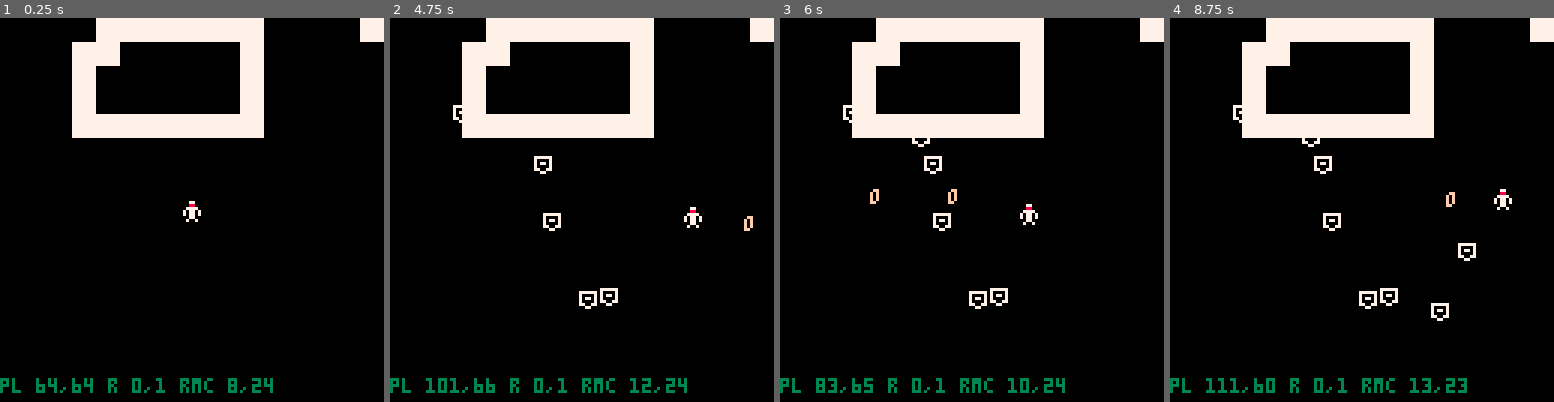
Above: before the commit, frames 1-4 (left to right).
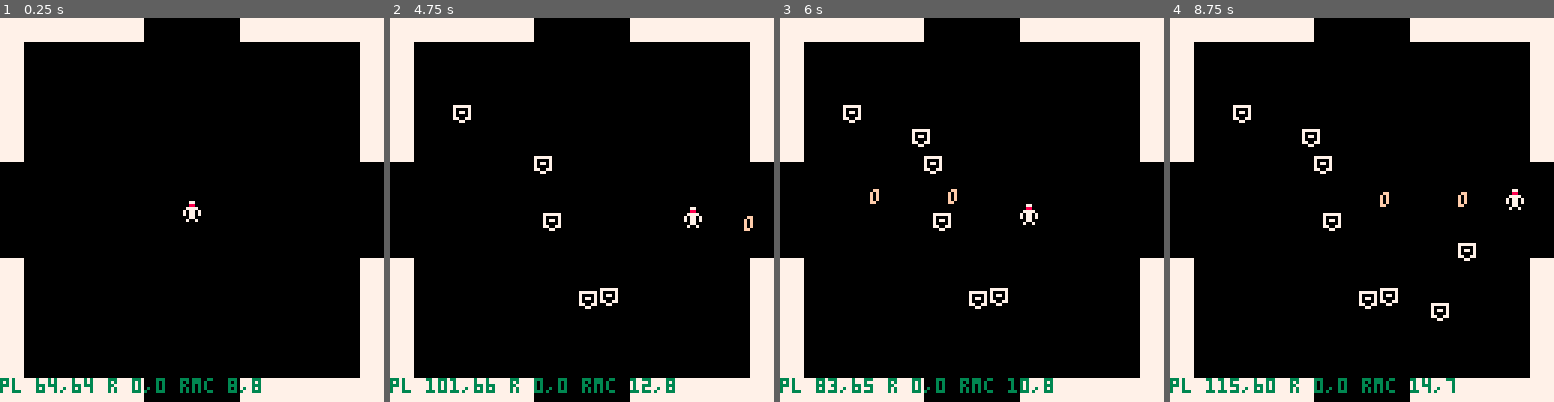
Above: after the commit, the same moments.

Repository: PedroMR/pico8
Game: PICO-8 cartridge ptron.p8
The game is run twice, just before and just after one commit, with the same random seed, the same clock (stepped at 60 frames per second) and the same inputs.
Inputs:
- Up to frame 1 (0.25 s): no input
- Up to frame 2 (4.75 s): tap O (Z key) at 0.7, 1.7, 2.1, 2.5, 2.9, 3.3, 3.7, 4.1, 4.5 s; hold Right 1.6-2.1 s; hold Up 2.15-2.42 s; hold Right 2.47-3.03 s; hold Left 3.08-3.58 s; hold Down 3.63-3.97 s; hold Right 4.02-4.68 s; hold Up from 4.73 s (still down)
- Up to frame 3 (6 s): tap O (Z key) at 4.9, 5.3, 5.7 s; release Up at 5.03 s; hold Left 5.08-5.68 s; hold Down from 5.73 s (still down)
- Up to frame 4 (8.75 s): release Down at 6.03 s; hold Right 6.08-6.58 s; tap O (Z key) every 0.4 s from 6.1 to 8.5 s; hold Right 6.63-7.13 s; hold Up 7.18-7.45 s; hold Right 7.5-8.07 s; hold Left 8.12-8.62 s; hold Down from 8.67 s (still down)

The runs differ from the first frame. In frame 1, 23% of the frame differs, in the area x 0-100%, y 0-100%; in frame 2, 22%; in frame 3, 22%; in frame 4, 23%.

Commit message:
Moving rooms

Diff:
--- a/ptron.p8
+++ b/ptron.p8
@@ -4,12 +4,13 @@
 --p-tron
 --by kathrrak
 
-room=16 -- 16x16
+room=0 -- 16x16
 local pl={x=64,y=64,spr=1,shot=10,w=4,h=6}
 local pl_last={x=1,y=0}
 scr={x0=0,x1=128,y0=0,y1=128}
 pl_bul={}
 ene_obj={}
+local on_door=false
 
 menuitem(1,"map")
 menuitem(2,"reconfig")
@@ -191,14 +192,46 @@
 function upd_player()
  upd_ctrl()
  upd_bul()
+ upd_door()
 end
 
 function upd_bul()
  for b in all(pl_bul) do
     b.x += b.spd.x
     b.y += b.spd.y
---    if (b.x > cam.x+127) del(pl_bul,b)
-  end
+    if coll_world(b) then
+     del(pl_bul,b)
+    end
+  end
+end
+
+function upd_door()
+ local nroom=room
+ if (48<=pl.x and pl.x<=72 and pl.y>=120) nroom+=16
+ if (48<=pl.y and pl.y<=72 and pl.x>=120) nroom+=1
+ if (48<=pl.x and pl.x<=72 and pl.y<=8) nroom-=16
+ if (48<=pl.y and pl.y<=72 and pl.x<=8) nroom-=1
+ if nroom==room then
+  on_door = false
+ else
+		if (on_door) return
+	 move_room(nroom)
+	end
+end
+
+function move_room(nroom)
+ room = nroom
+ on_door = true
+ if pl.y>=120 then
+ 	pl.y = 4
+ elseif pl.y <= 8 then
+  pl.y = 124
+ end
+ if pl.x>=120 then
+ 	pl.x = 4
+ elseif pl.x <= 8 then
+  pl.x = 124
+ end
 end
 
 --local spawn_q={e1,e1,e2}
@@ -339,14 +372,24 @@
 0000000000000000000000000000000000000000000000400000000000000000000000000000000000000000000000000000000000000000000000000000000000000000000000000000000000000000000000000000000000000000000000000000000000000000000000000000000000000000000000000000000000000000
 0000000000000000000000000000000000000000000000400000000000000000000000000000000000000000000000000000000000000000000000000000000000000000000000000000000000000000000000000000000000000000000000000000000000000000000000000000000000000000000000000000000000000000
 0000000000000000000000000000000000000000000000400000000000000000000000000000000000000000000000000000000000000000000000000000000000000000000000000000000000000000000000000000000000000000000000000000000000000000000000000000000000000000000000000000000000000000
-4000000000000000000000000000004000404040404040400000000000000000000000000000000000000000000000000000000000000000000000000000000000000000000000000000000000000000000000000000000000000000000000000000000000000000000000000000000000000000000000000000000000000000
+4000000000000000000000000000004040404040404040400000000000000000000000000000000000000000000000000000000000000000000000000000000000000000000000000000000000000000000000000000000000000000000000000000000000000000000000000000000000000000000000000000000000000000
 4000000000000000000000000000004000000000000000000000000000000000000000000000000000000000000000000000000000000000000000000000000000000000000000000000000000000000000000000000000000000000000000000000000000000000000000000000000000000000000000000000000000000000
 4000000000000000000000000000004000000000000000000000000000000000000000000000000000000000000000000000000000000000000000000000000000000000000000000000000000000000000000000000000000000000000000000000000000000000000000000000000000000000000000000000000000000000
 4000000000000000000000000000004000000000000000000000000000000000000000000000000000000000000000000000000000000000000000000000000000000000000000000000000000000000000000000000000000000000000000000000000000000000000000000000000000000000000000000000000000000000
 4000000000000000000000000000004000000000000000000000000000000000000000000000000000000000000000000000000000000000000000000000000000000000000000000000000000000000000000000000000000000000000000000000000000000000000000000000000000000000000000000000000000000000
 4040404040400000000040404040404000000000000000000000000000000000000000000000000000000000000000000000000000000000000000000000000000000000000000000000000000000000000000000000000000000000000000000000000000000000000000000000000000000000000000000000000000000000
-0000000040404040404040000000004000000000000000000000000000000000000000000000000000000000000000000000000000000000000000000000000000000000000000000000000000000000000000000000000000000000000000000000000000000000000000000000000000000000000000000000000000000000
+0000000040400000000040000000004000000000000000000000000000000000000000000000000000000000000000000000000000000000000000000000000000000000000000000000000000000000000000000000000000000000000000000000000000000000000000000000000000000000000000000000000000000000
 0000004040000000000040000000000000000000000000000000000000000000000000000000000000000000000000000000000000000000000000000000000000000000000000000000000000000000000000000000000000000000000000000000000000000000000000000000000000000000000000000000000000000000
 0000004000000000000040000000000000000000000000000000000000000000000000000000000000000000000000000000000000000000000000000000000000000000000000000000000000000000000000000000000000000000000000000000000000000000000000000000000000000000000000000000000000000000
 0000004000000000000040000000000000000000000000000000000000000000000000000000000000000000000000000000000000000000000000000000000000000000000000000000000000000000000000000000000000000000000000000000000000000000000000000000000000000000000000000000000000000000
-0000004040404040404040000000000000000000000000000000000000000000000000000000000000000000000000000000000000000000000000000000000000000000000000000000000000000000000000000000000000000000000000000000000000000000000000000000000000000000000000000000000000000000
+0000004040400000004040000000000000000000000000000000000000000000000000000000000000000000000000000000000000000000000000000000000000000000000000000000000000000000000000000000000000000000000000000000000000000000000000000000000000000000000000000000000000000000
+0000004000000000004000000000000000000000000000000000000000000000000000000000000000000000000000000000000000000000000000000000000000000000000000000000000000000000000000000000000000000000000000000000000000000000000000000000000000000000000000000000000000000000
+4040404000000000004040404040404000000000000000000000000000000000000000000000000000000000000000000000000000000000000000000000000000000000000000000000000000000000000000000000000000000000000000000000000000000000000000000000000000000000000000000000000000000000
+0000000000000000000000000000000000000000000000000000000000000000000000000000000000000000000000000000000000000000000000000000000000000000000000000000000000000000000000000000000000000000000000000000000000000000000000000000000000000000000000000000000000000000
+0000000000000000000000000000000000000000000000000000000000000000000000000000000000000000000000000000000000000000000000000000000000000000000000000000000000000000000000000000000000000000000000000000000000000000000000000000000000000000000000000000000000000000
+0000000000000000000000000000000000000000000000000000000000000000000000000000000000000000000000000000000000000000000000000000000000000000000000000000000000000000000000000000000000000000000000000000000000000000000000000000000000000000000000000000000000000000
+0000000000000000000000000000000000000000000000000000000000000000000000000000000000000000000000000000000000000000000000000000000000000000000000000000000000000000000000000000000000000000000000000000000000000000000000000000000000000000000000000000000000000000
+4040404040000000000040404040404000000000000000000000000000000000000000000000000000000000000000000000000000000000000000000000000000000000000000000000000000000000000000000000000000000000000000000000000000000000000000000000000000000000000000000000000000000000
+0000000040000000004040000000000000000000000000000000000000000000000000000000000000000000000000000000000000000000000000000000000000000000000000000000000000000000000000000000000000000000000000000000000000000000000000000000000000000000000000000000000000000000
+0000000040000000004040000000000000000000000000000000000000000000000000000000000000000000000000000000000000000000000000000000000000000000000000000000000000000000000000000000000000000000000000000000000000000000000000000000000000000000000000000000000000000000
+0000000040404040404040000000000000000000000000000000000000000000000000000000000000000000000000000000000000000000000000000000000000000000000000000000000000000000000000000000000000000000000000000000000000000000000000000000000000000000000000000000000000000000
